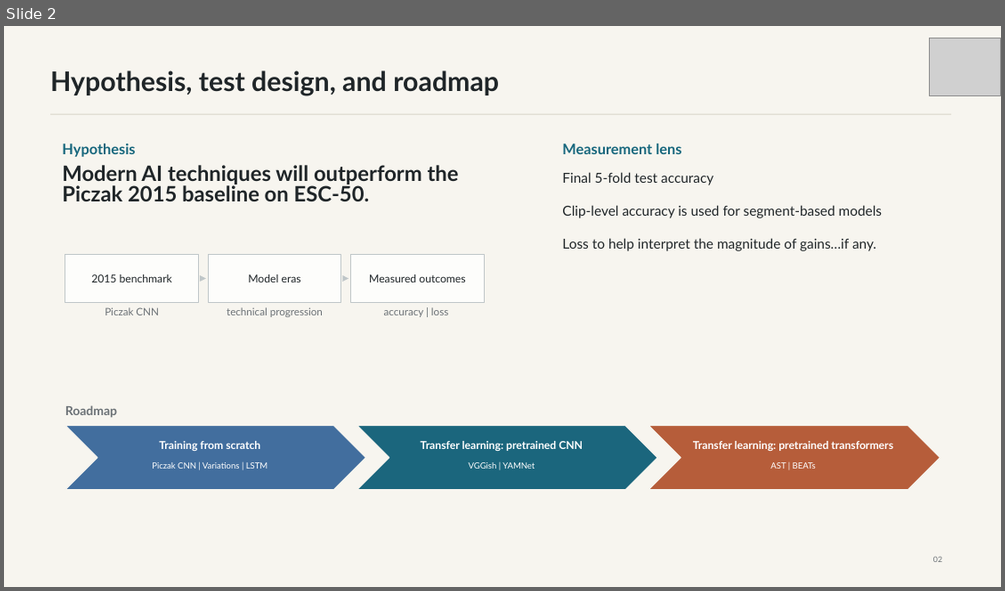
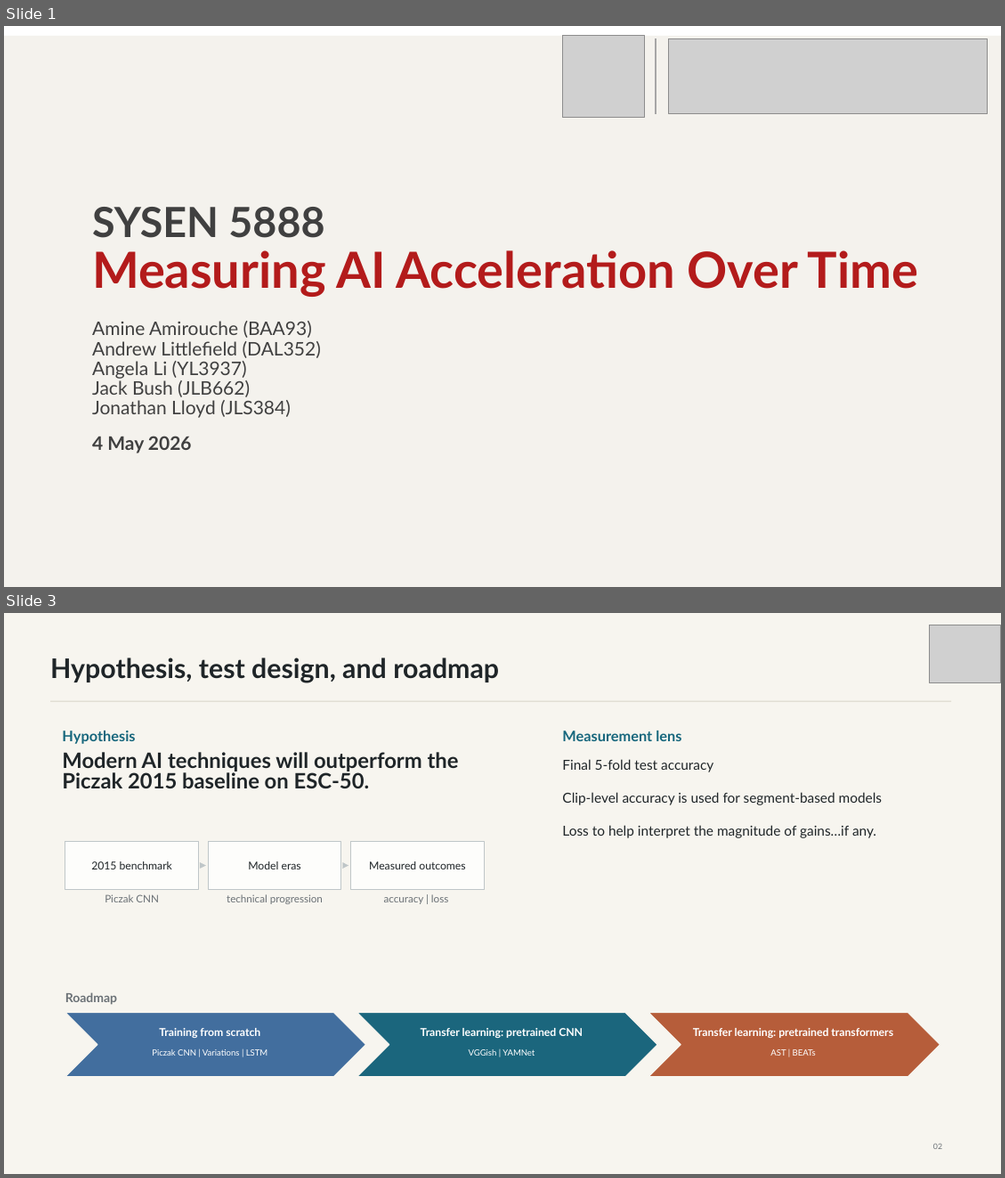
Before and after one commit to JdogLloyd1/DeepLearning5888Project, a slide deck: Docs/Final_Project_Presentation_Draft.pptx. Shown one above the other, each under a label of ours: slide 2 before the commit, slides 1 and 3 after it; the slides between them are not shown. The pictures are 1005x591 and 1005x1178 pixels, drawn with LibreOffice and Linux fonts; fonts in the diff are those of the drawing; grey boxes stand for pictures; background and template pictures are left out. Boxes give left, top, right and bottom in pixels: in the first picture for what was removed or moved away, otherwise in the second. Text is boxed around its words. In the diff, an @@ line names an element or a change of style, - is before the commit and + after.

```diff
--- a/Docs/Final_Project_Presentation_Draft.pptx
+++ b/Docs/Final_Project_Presentation_Draft.pptx
@@ slide 1 added at box(4, 26, 1001, 587), background picture (left out) @@
@@ rectangle added at box(4, 36, 1001, 587), fill #F2F0EA at 82% opacity @@
@@ picture added at box(563, 36, 644, 118) @@
@@ line added from (655, 38) to (655, 114), #A6A6A6 1.5 pt @@
@@ picture added at box(669, 38, 987, 113) @@
@@ text added at box(92, 207, 918, 297), 48 pt, text #B31B1B, bold @@
+SYSEN 5888
+Measuring AI Acceleration Over Time
@@ text added at box(92, 321, 321, 418), 18 pt, text #404040 @@
+Amine Amirouche (BAA93)
+Andrew Littlefield (DAL352)
+Angela Li (YL3937)
+Jack Bush (JLB662)
+Jonathan Lloyd (JLS384)
@@ text added at box(92, 435, 192, 453), 18 pt, text #404040, bold @@
+4 May 2026
@@ what was slide 2 is now slide 3 @@
```
Also in this commit, not shown: 7 slides changed.
